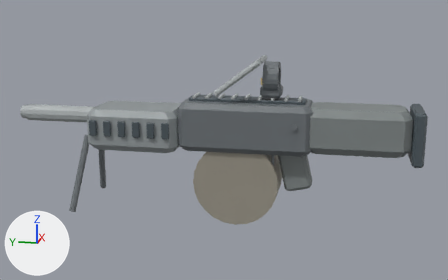
An edit to the glTF model assets/models/lmg.glb, drawn before and after from the same camera.
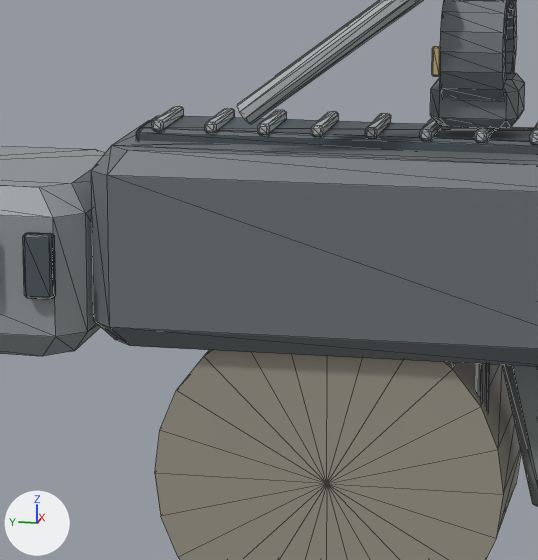
Old and new are each drawn whole from a camera (50 mm lens) standing at (-2.888, -0.468, 0.64) and looking at (0.01, 0.111, -0.085) and again close up on the part from 35% to 64% of the width and 24% to 72% of the height. Arrows for +X, +Y and +Z are at lower left; the lights stay in place. The first two pictures are the older version. The close-ups show mesh edges as thin lines. Where no turn or scale is listed for an object, it has been applied to the vertices. Vertices at exactly the same position are counted once.

Objects in the first close-up: 'geometry_0'.
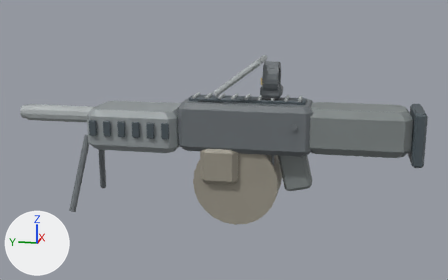
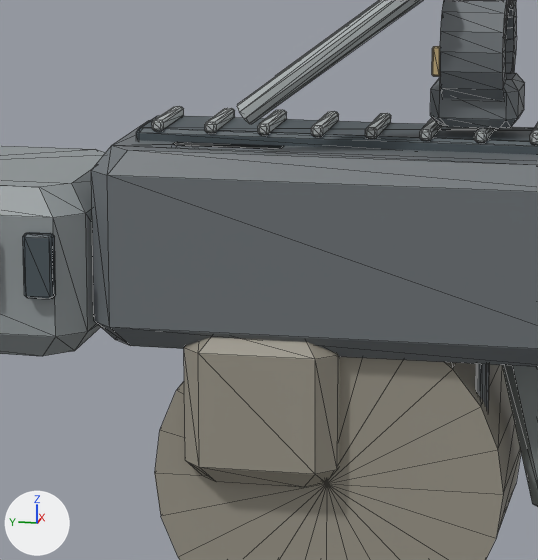
Boxes (x1, y1, x2, y2) around the edits, measured in the close-ups (538 x 560 px):
```json
{"part": 1, "of": "me_geometry_0", "change": "added", "after": [173, 142, 282, 149]}
{"part": 2, "of": "me_geometry_0", "change": "added", "after": [184, 337, 340, 487]}
```

Edits to the scene script, one JSON object a line:
```json
{"block": "me_geometry_0", "where": "# used by ob_geometry_0; location = (0.0, 0.0, 0.0)"}
{"op": "remove", "block": "me_geometry_0", "code": "me_geometry_0.from_pydata(...)  # 1476 vertices, 2784 faces; spans x -0.22..0.21, y -0.82..1.17, z -0.47..0.32"}
{"op": "add", "block": "me_geometry_0", "code": "me_geometry_0.from_pydata(...)  # 1540 vertices, 2904 faces; spans x -0.22..0.21, y -0.82..1.17, z -0.47..0.32"}
{"block": "me_geometry_0", "change": "me_geometry_0 part 1: the loose piece of 32 vertices spanning x -0.05..0.05, y -0.28..0.27, z 0.1..0.13 is copied, and the copy is scaled about its middle by (1.6, 0.231, 1.82), then moved by (0.0, 0.17, -0.02); it spans x -0.08..0.08, y 0.09..0.23, z 0.06..0.12"}
{"block": "me_geometry_0", "change": "me_geometry_0 part 2: a new loose piece of 32 vertices spanning x -0.14..0.14, y 0.02..0.2, z -0.27..-0.09, in mat_defaultmaterial"}
```
